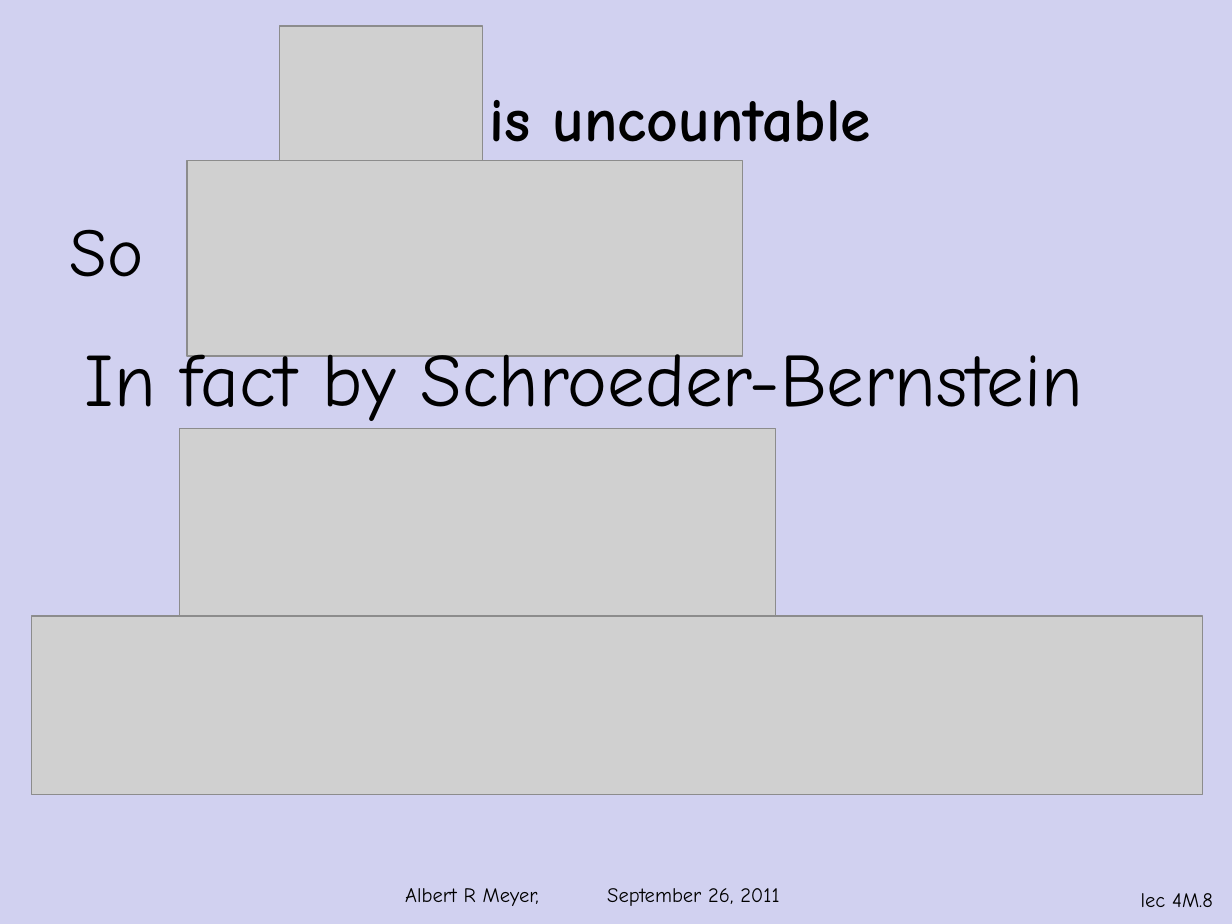
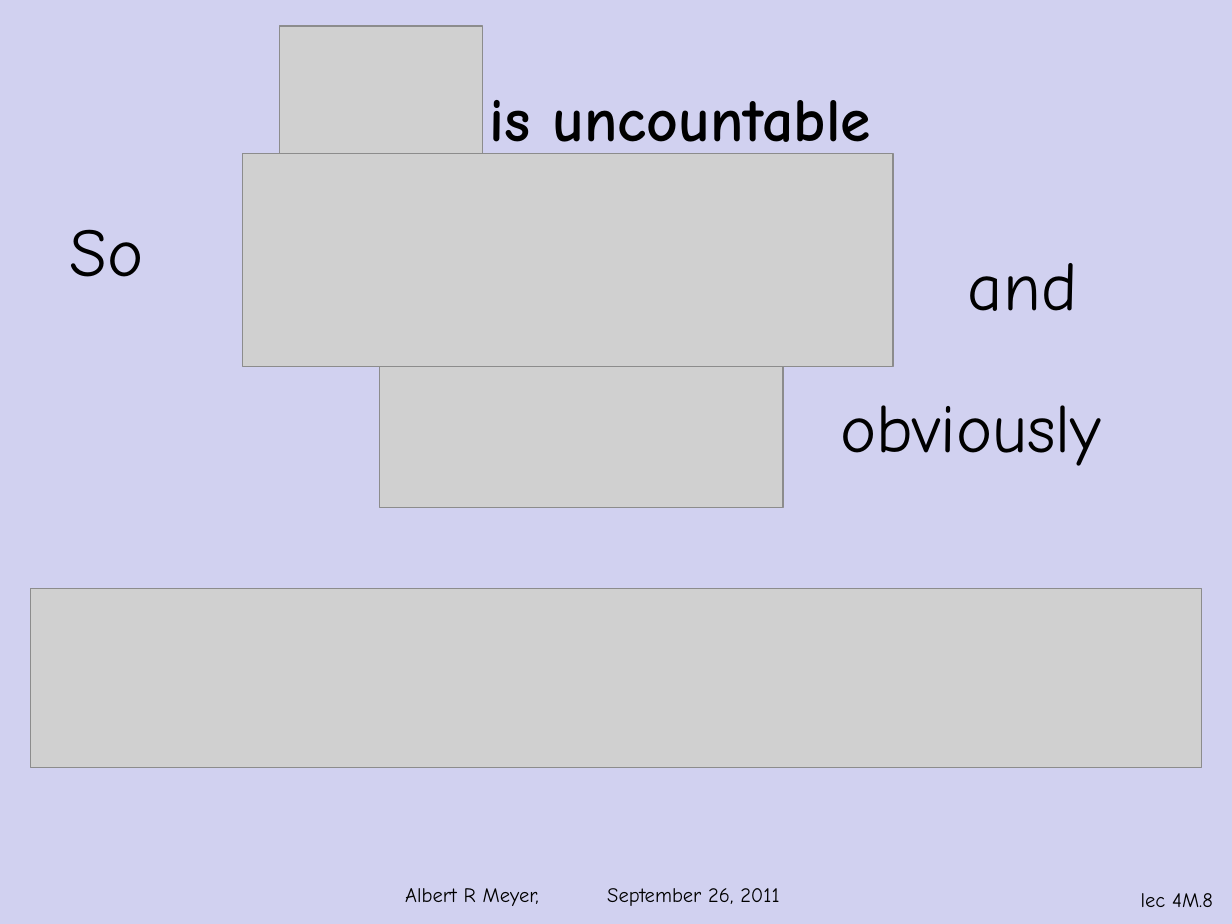
Before and after one commit to armeyer/mcs_web, a slide deck: slide 8 of fall11/slidesF11/slides4m.pptx. Drawn at 1232x924 pixels with LibreOffice and Linux fonts; fonts in the diff are those of the drawing; grey boxes stand for pictures; background and template pictures are left out. Boxes give left, top, right and bottom in pixels: in the first picture for what was removed or moved away, otherwise in the second. Text is boxed around its words. In the diff, an @@ line names an element or a change of style, - is before the commit and + after.

```diff
--- a/fall11/slidesF11/slides4m.pptx
+++ b/fall11/slidesF11/slides4m.pptx
@@ picture: place and size @@
-picture at (187,160,743,356)
+picture at (243,154,893,367)
@@ text added at (968,263,1077,311), 40 pt, text #000000 @@
+and
@@ text removed at (85,342,1083,431) @@
-In fact by Schroeder-Bernstein
@@ picture added at (379,334,784,508) @@
@@ text added at (840,405,1101,466), 40 pt, text #000000 @@
+obviously
@@ picture removed at (180,429,776,625) @@
@@ picture: place and size @@
-picture at (32,616,1202,795)
+picture at (31,589,1201,768)
```
Also in this commit, not shown: 3 other slides changed, 1 slide added, 1 slide removed, 1 other file.
